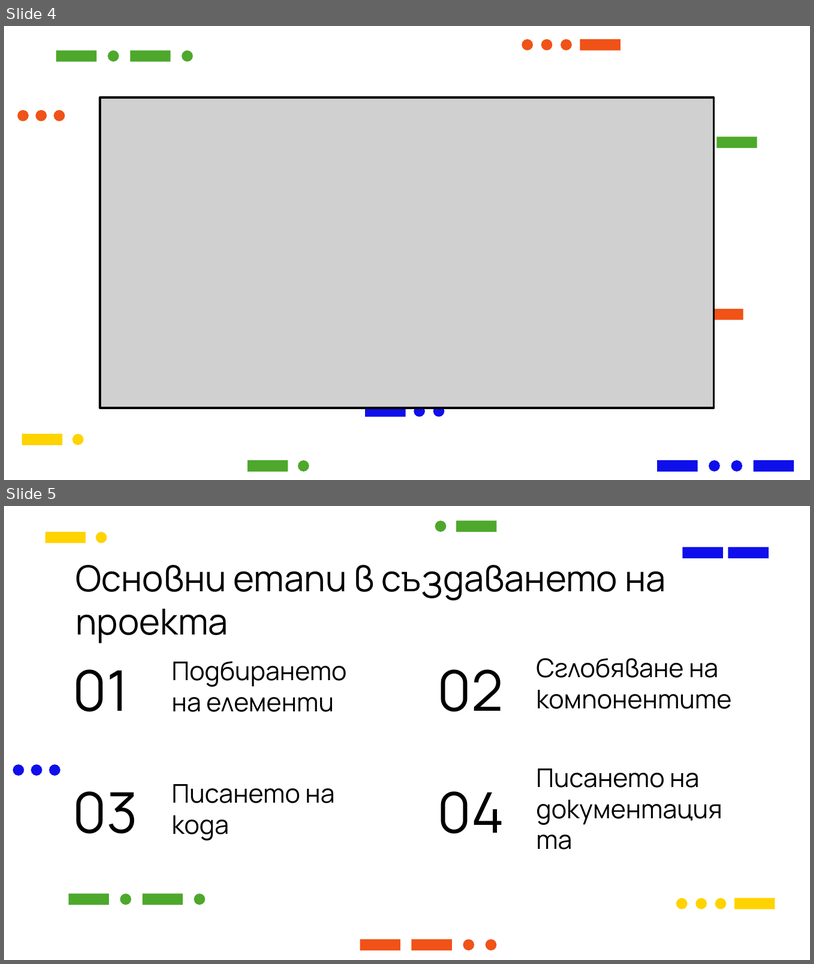
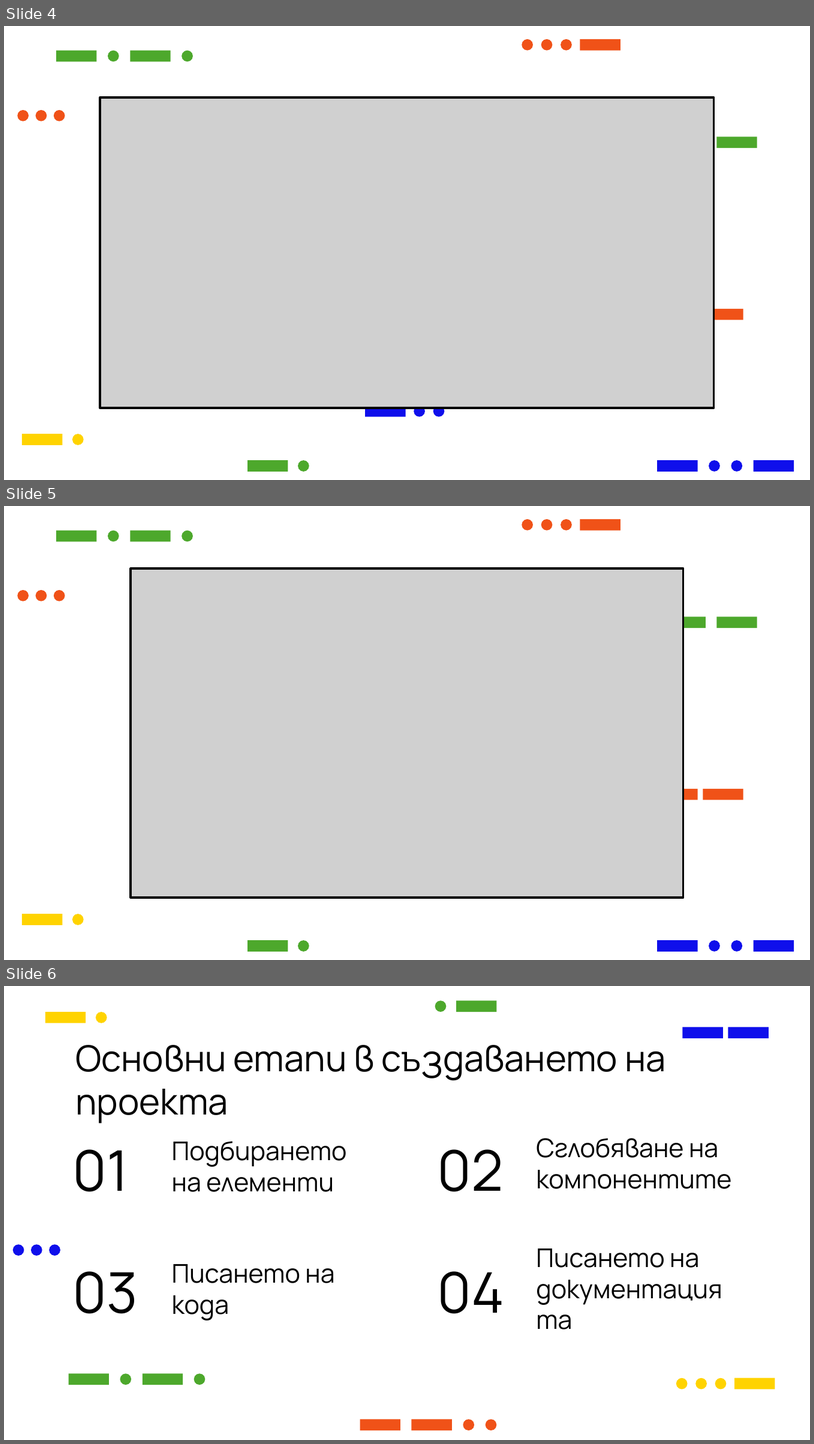
Before and after one commit to Sveli0/Morse-Code-Reader, a slide deck: Morse Code Reader Presentation.pptx. Shown one above the other, each under a label of ours: slides 4 and 5 before the commit, slides 4, 5 and 6 after it. The pictures are 814x964 and 814x1444 pixels, drawn with LibreOffice and Linux fonts; fonts in the diff are those of the drawing; grey boxes stand for pictures. Boxes give left, top, right and bottom in pixels: in the first picture for what was removed or moved away, otherwise in the second. Text is boxed around its words. In the diff, an @@ line names an element or a change of style, - is before the commit and + after.

```diff
--- a/Morse Code Reader Presentation.pptx
+++ b/Morse Code Reader Presentation.pptx
@@ slide 5 added at [4,506,810,960], background #FFFFFF; not listed: 24 template elements that a slide beside it also shows @@
@@ picture added at [131,569,684,897] @@
@@ rectangle added at [131,569,684,897], outline #000000 2 pt @@
@@ rectangle added at [665,616,705,628], fill #4DA82C @@
@@ rectangle added at [657,788,698,799], fill #F05218 @@
@@ what was slide 5 is now slide 6 @@
```
